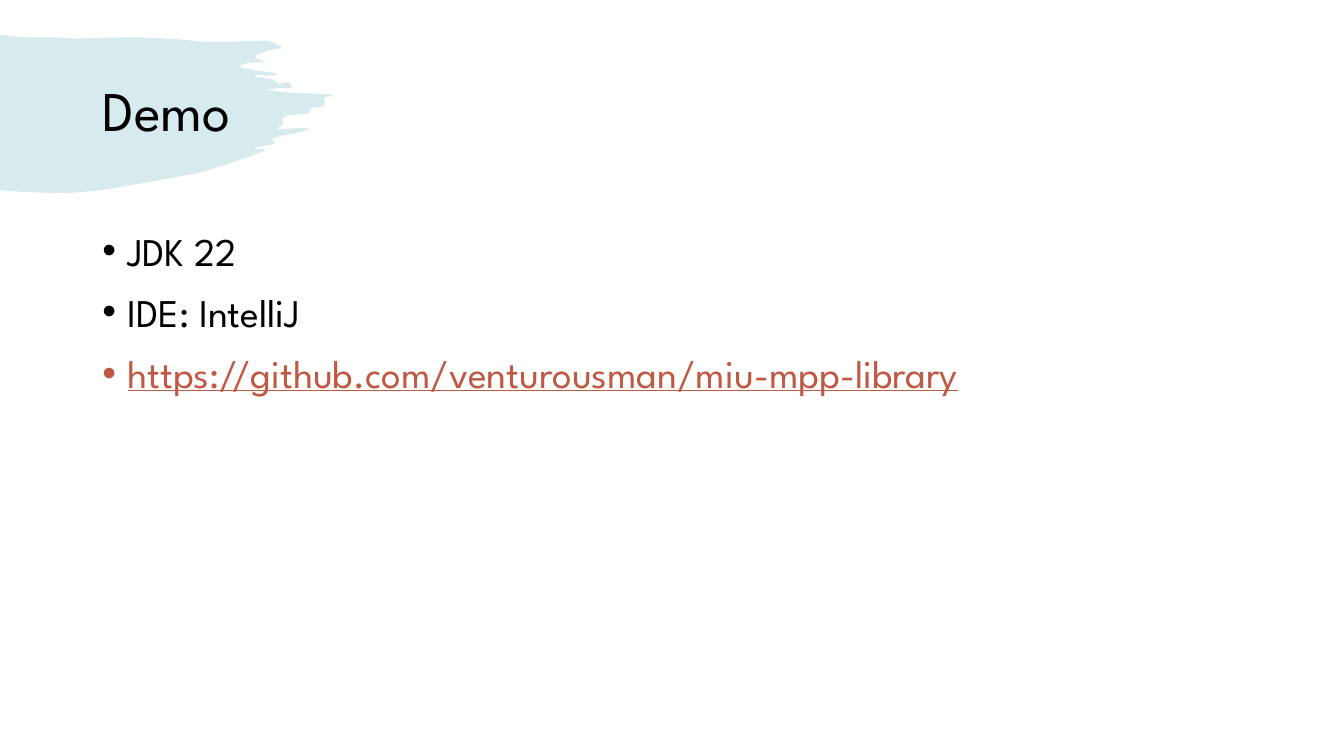
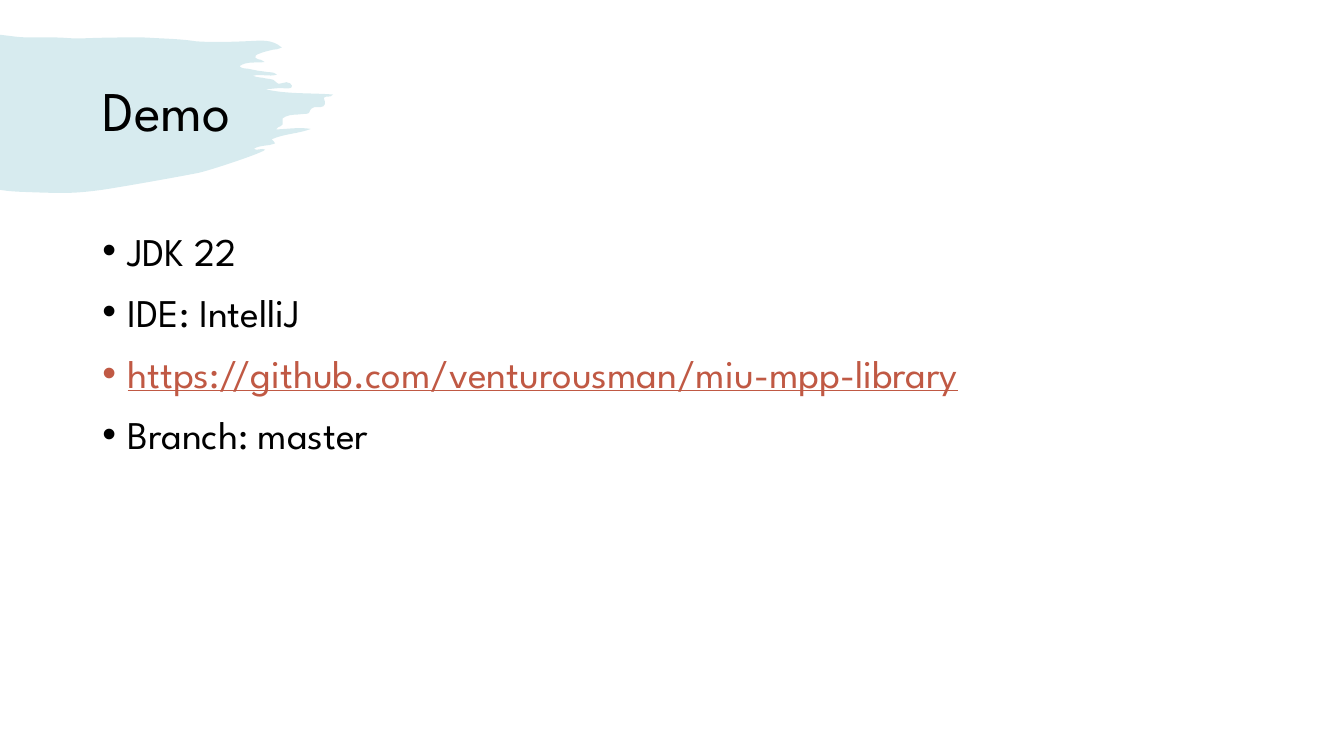
Before and after one commit to venturousman/miu-mpp-library, a slide deck: slide 14 of documents/Group 7 Library Application Presentation.pptx (slide 8 before the commit). Drawn at 1344x756 pixels with LibreOffice and Linux fonts; fonts in the diff are those of the drawing. Boxes give left, top, right and bottom in pixels: in the first picture for what was removed or moved away, otherwise in the second. Text is boxed around its words. In the diff, an @@ line names an element or a change of style, - is before the commit and + after.

```diff
--- a/documents/Group 7 Library Application Presentation.pptx
+++ b/documents/Group 7 Library Application Presentation.pptx
@@ text at [128, 422, 368, 450]: paragraph added @@
+• Branch: master
```
Also in this commit, not shown: 5 other slides changed, 6 slides added, 5 other files.
